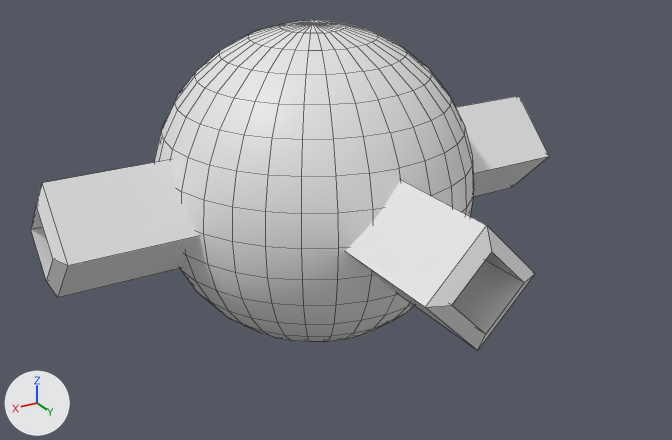
The FBX model Battle of Steel/Assets/Kawano/3D_Model/fbx/last_boss.fbx as it was, and as the next commit left it.
Rendered twice from a camera (50 mm lens) standing at (2.72, 4.79, 2.11) and looking at (0.05, 0.36, -0.11). Lighting does not change. The marker at lower left points along +X, +Y and +Z. The picture after the commit comes second. Mesh edges are drawn as thin lines. Where no turn or scale is listed for an object, it has been applied to the vertices.

In view in the first picture: 'Last_Boss', 'housin', 'housin.001'.
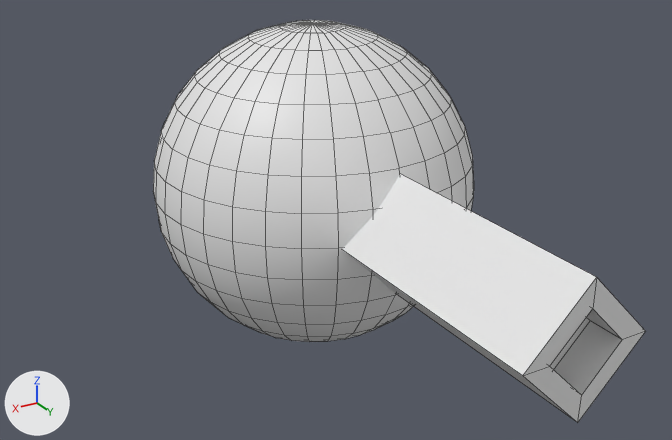
Edits to the bpy script that builds the scene:
```text
Add me_立方体_003:
    me_立方体_003.from_pydata([(-1.0, -1.0, -1.0), (-1.0, -1.0, 1.0), (-1.0, 1.0, -1.0), (-1.0, 1.0, 1.0), (1.0, -1.0, -1.0), (1.0, -1.0, 1.0), (1.0, 1.0, -1.0), (1.0, 1.0, 1.0), (-0.59, -1.0, -0.59), (-0.59, -1.0, 0.59), (0.59, -1.0, 0.59), (0.59, -1.0, -0.59), (-0.59, -0.78, -0.59), (-0.59, -0.78, 0.59), (0.59, -0.78, 0.59), (0.59, -0.78, -0.59)], [], [(0, 1, 3, 2), (2, 3, 7, 6), (6, 7, 5, 4), (1, 0, 8, 9), (2, 6, 4, 0), (7, 3, 1, 5), (10, 9, 13, 14), (0, 4, 11, 8), (5, 1, 9, 10), (4, 5, 10, 11), (15, 14, 13, 12), (11, 10, 14, 15), (8, 11, 15, 12), (9, 8, 12, 13)])
Remove ob_housin:
    ob_housin = bpy.data.objects.new('housin', me_立方体)
    ob_housin.location = (0.004, 0.0, -0.011)
Remove ob_housin_001:
    ob_housin_001 = bpy.data.objects.new('housin.001', me_立方体_001)
    ob_housin_001.location = (0.0, 0.0, -0.011)
Add ob_立方体:
    ob_立方体 = bpy.data.objects.new('立方体', me_立方体_003)
    ob_立方体.location = (0.0, 1.46, 0.0)
    ob_立方体.rotation_euler = (0.0, 0.779, 0.0)  # degrees (0, 45, 0)
    ob_立方体.scale = (-0.256, -0.908, -0.256)
```

Changed parts and their boxes (x1, y1, x2, y2) in the pictures (672 x 440 px):
'立方体', added: after (342, 174, 646, 422)
'housin', deleted: before (31, 96, 549, 297)
'housin.001', deleted: before (345, 180, 535, 350)
